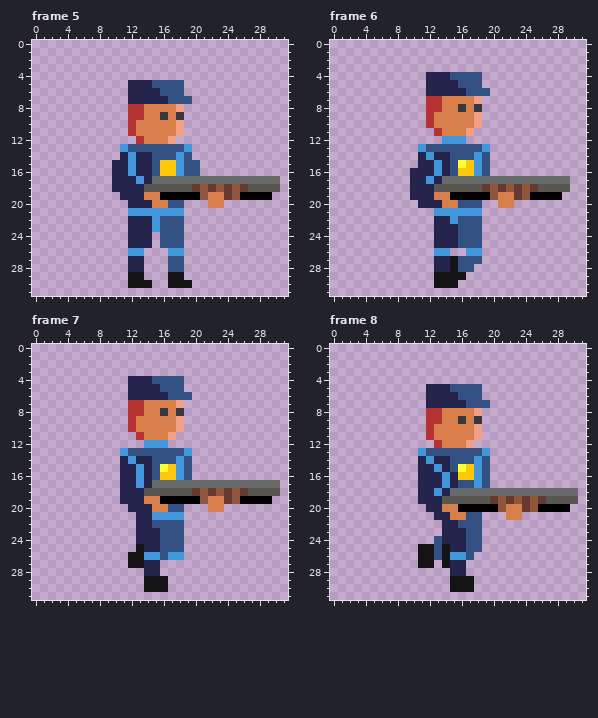
File history of a pixel-art file, assets/asesprite/cop-shotgun.ase. That is the earlier state.
32x32 pixels, 34 frames. Shown: frame 5, frame 6, frame 7, frame 8. The commit also changed other frames, which this record leaves out.
After:
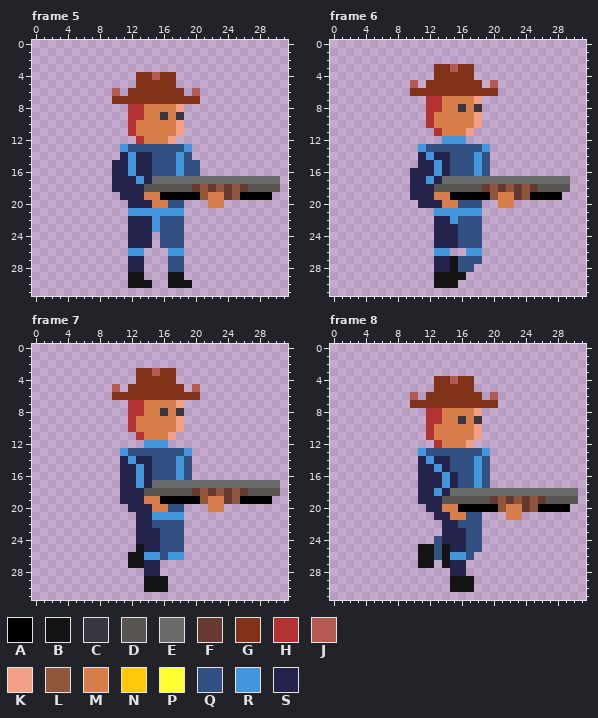
Palette (. is transparent): A #000000  B #141414  C #373741  D #595652  E #696a6a  F #663931  G #823219  H #b43232  J #b45a50  K #f2a085  L #8f563b  M #d77e4b  N #ffc80a  P #ffff32  Q #325082  R #4196dc  S #23234b
Diff:
Frame 5:
y 4: x 13..17 ..... -> GGJGG
y 5: x 12..18 SSSQQQQ -> .GGGGG.
y 6: x 10 . -> J; x 12..18 SSSSQQQ -> GGGGGGG; x 20 . -> J
y 7: x 10..20 ..SSSSSQQQ. -> GGGGGGGGGGG
y 15..16: x 16..17 NN -> QQ
Frame 6:
y 3: x 13..17 ..... -> GGJGG
y 4: x 12..18 SSSQQQQ -> .GGGGG.
y 5: x 10 . -> J; x 12..18 SSSSQQQ -> GGGGGGG; x 20 . -> J
y 6: x 10..20 ..SSSSSQQQ. -> GGGGGGGGGGG
y 15: x 16..17 PN -> QQ
y 16: x 16..17 NN -> QQ
Frame 7: the same change as frame 6
Frame 8:
y 4: x 13..17 ..... -> GGJGG
y 5: x 12..18 SSSQQQQ -> .GGGGG.
y 6: x 10 . -> J; x 12..18 SSSSQQQ -> GGGGGGG; x 20 . -> J
y 7: x 10..20 ..SSSSSQQQ. -> GGGGGGGGGGG
y 15: x 16..17 PN -> QQ
y 16: x 16..17 NN -> QQ
Pixel boxes of the changes (left, top, right, bottom) in both pictures:
changed: (112, 72, 200, 104)
changed: (160, 160, 176, 176)
changed: (410, 64, 498, 96)
changed: (458, 160, 474, 176)
changed: (112, 368, 200, 400)
changed: (160, 464, 176, 480)
changed: (410, 376, 498, 408)
changed: (458, 464, 474, 480)
